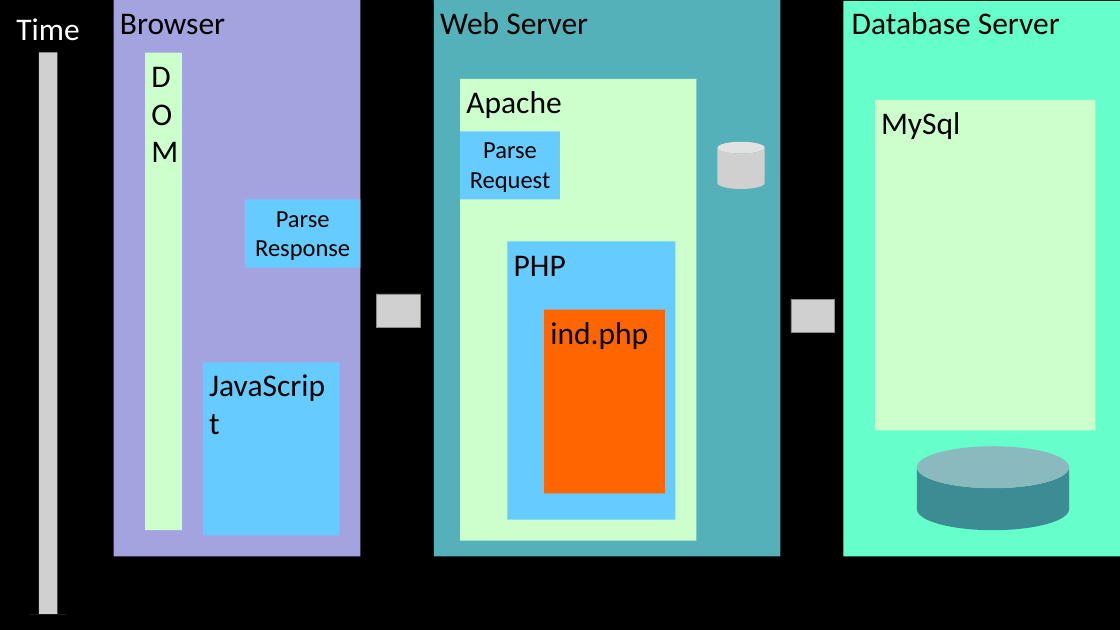
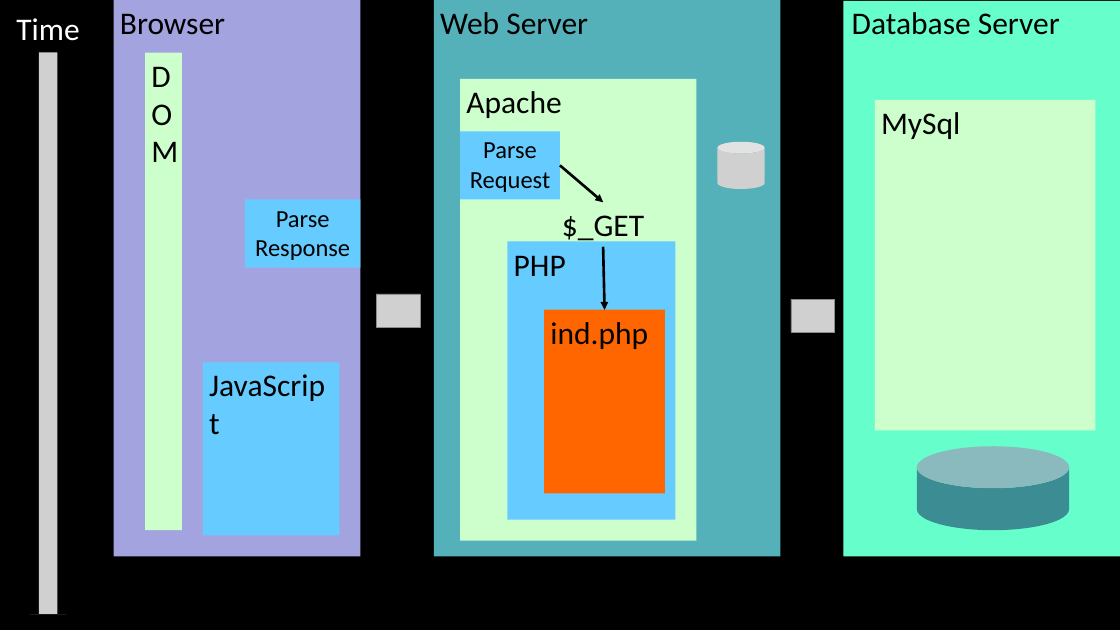
Before and after one commit to csev/wa4e, a slide deck: slide 3 of lectures/PHP-06-Forms.ppt. Drawn at 1120x630 pixels with LibreOffice and Linux fonts; fonts in the diff are those of the drawing; grey boxes stand for pictures. Boxes give left, top, right and bottom in pixels: in the first picture for what was removed or moved away, otherwise in the second. Text is boxed around its words. In the diff, an @@ line names an element or a change of style, - is before the commit and + after.

```diff
--- a/lectures/PHP-06-Forms.ppt
+++ b/lectures/PHP-06-Forms.ppt
@@ arrow added from (560, 166) to (603, 202), #000000 3 pt @@
@@ text added at <box>562,215,644,244</box>, 36 pt, text #000000 @@
+$_GET
@@ arrow added from (603, 247) to (605, 310), #000000 3 pt @@
```
Also in this commit, not shown: 1 other file.
